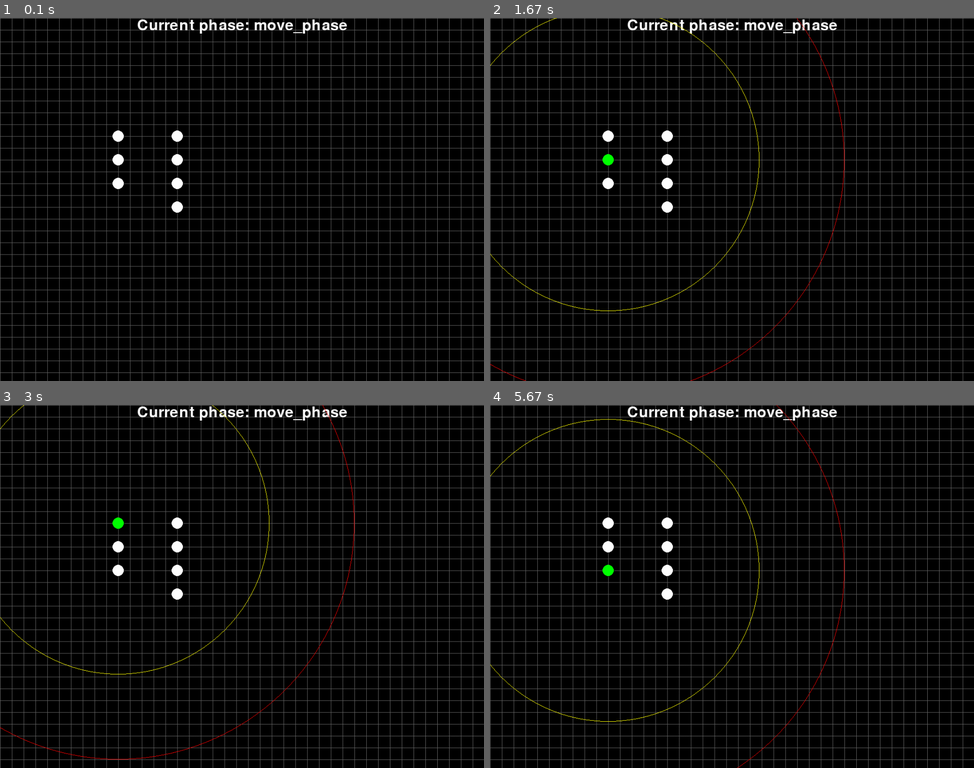
Above: before the commit, frames 1-4 (two rows, left to right).
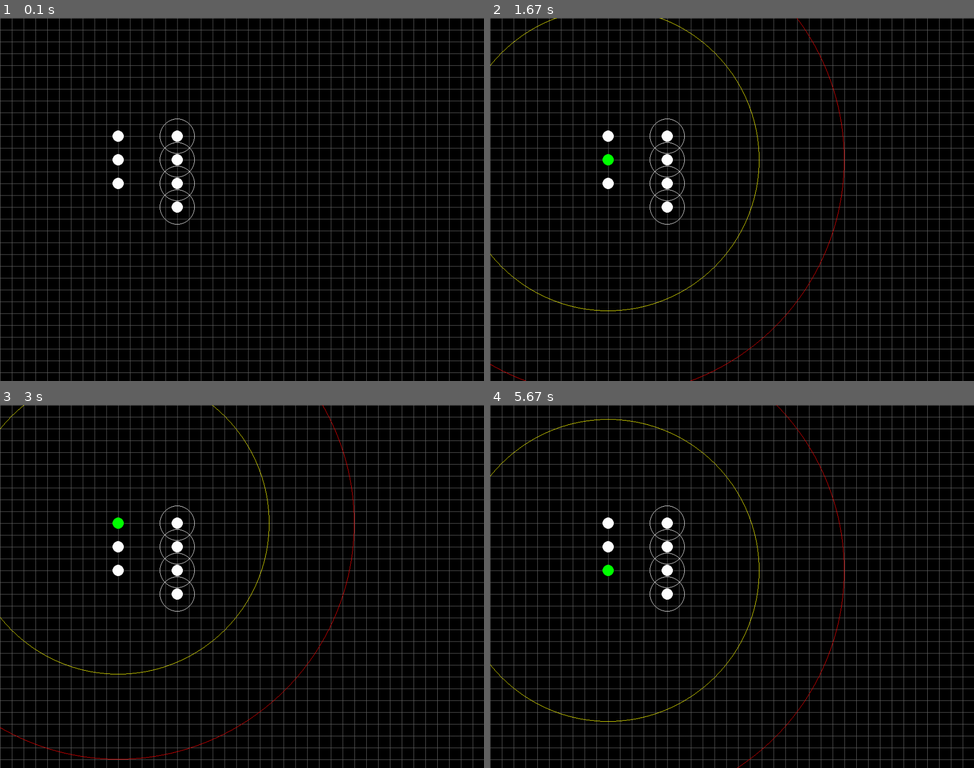
Above: after the commit, the same moments.

Repository: MarcSlakey/40k
Game: pygame game, started from pygame/main.py
The game is run twice, just before and just after one commit, with the same random seed, the same clock (stepped at 60 frames per second) and the same inputs.
Inputs (mouse positions are in pixels of both pictures, inside the frame that each line leads up to):
- Up to frame 1 (0.1 s): no input
- Up to frame 2 (1.67 s): click (606, 134) at 0.38 s; tap Space at 0.67 s; press the mouse at (606, 181) at 1.03 s; move the mouse to (581, 199) at 1.13 s; release the mouse at (557, 217) at 1.27 s; click (606, 159) at 1.38 s
- Up to frame 3 (3 s): press the mouse at (116, 568) at 1.7 s; move the mouse to (169, 535) at 1.8 s; release the mouse at (222, 499) at 1.93 s; click (116, 521) at 2.55 s; press the mouse at (116, 568) at 2.87 s; move the mouse to (212, 561) at 2.97 s
- Up to frame 4 (5.67 s): release the mouse at (799, 553) at 3.1 s; click (606, 546) at 3.72 s; press the mouse at (606, 546) at 4.03 s; move the mouse to (707, 630) at 4.13 s; release the mouse at (804, 713) at 4.27 s; click (606, 568) at 5.38 s

The runs differ from the first frame. In frame 1, 0.8% of the frame differs, in the area x 28-72%, y 0-57%; in frame 2, 0.8%; in frame 3, 0.8%; in frame 4, 0.8%.

Commit message:
Implemented melee collision/radii. Updated README.

Diff:
--- a/pygame/main.py
+++ b/pygame/main.py
@@ -34,17 +34,17 @@
 		self.targets = pygame.sprite.Group()
 		self.selected_model = None
 
-		self.model1 = Model(self, "model1", 10, 10, TILESIZE//2, YELLOW)	#Spawns a single model sprite at given tile coordinates
-		self.model2 = Model(self, "model2", 10, 12, TILESIZE//2, YELLOW)
-		self.model3 = Model(self, "model3", 10, 14, TILESIZE//2, YELLOW)
+		self.model1 = Model(self, "model1", 10, 10, 25//2, YELLOW)	#Spawns a single model sprite at given tile coordinates
+		self.model2 = Model(self, "model2", 10, 12, 25//2, YELLOW)
+		self.model3 = Model(self, "model3", 10, 14, 25//2, YELLOW)
 		self.model1.add(self.selectable_models)
 		self.model2.add(self.selectable_models)
 		self.model3.add(self.selectable_models)
 
-		self.target1 = Model(self, "target1", 15, 16, TILESIZE//2, RED)
-		self.target2 = Model(self, "target2", 15, 14, TILESIZE//2, RED)
-		self.target3 = Model(self, "target3", 15, 12, TILESIZE//2, RED)
-		self.target4 = Model(self, "target4", 15, 10, TILESIZE//2, RED)
+		self.target1 = Model(self, "target1", 15, 16, 25//2, RED)
+		self.target2 = Model(self, "target2", 15, 14, 25//2, RED)
+		self.target3 = Model(self, "target3", 15, 12, 25//2, RED)
+		self.target4 = Model(self, "target4", 15, 10, 25//2, RED)
 		self.target1.add(self.targets)
 		self.target2.add(self.targets)
 		self.target3.add(self.targets)
@@ -63,7 +63,7 @@
 
 	#Sets sprites back to their starting positions when the spacebar is pressed
 	def reset_moves(self):
-		if self.selected_model.x != self.selected_model.original_pos[0] and self.selected_model.y != self.selected_model.original_pos[1]:
+		if self.selected_model.x != self.selected_model.original_pos[0] or self.selected_model.y != self.selected_model.original_pos[1]:
 			print("\nSprite at ({},{}) resetting to original_pos = ({},{})".format(self.selected_model.x, self.selected_model.y,
 																			self.selected_model.original_pos[0], self .selected_model.original_pos[1]))
 			print("Max_move before reset: {}".format(self.selected_model.max_move))
@@ -139,6 +139,10 @@
 			pygame.draw.circle(self.screen, YELLOW, (self.selected_model.x, self.selected_model.y), int(self.selected_model.max_move), 1)		#Draw surface, color, location, radius, width
 		pygame.draw.circle(self.screen, RED, (self.selected_model.x, self.selected_model.y), self.selected_model.weapon_range, 1)
 
+	def draw_sprites(self):
+		self.all_sprites.draw(self.screen)
+
+
 	#Game Loop - Draw
 	def draw(self):
 		self.screen.fill(BLACK)
@@ -148,16 +152,22 @@
 			textSurface = font.render(text, True, WHITE)
 			return textSurface, textSurface.get_rect()
 
+		"""
+		#Placeholder "Current Phase" Text
 		largeText = pygame.font.Font('freesansbold.ttf', 32)
 		TextSurf, TextRect = text_objects("Current phase: {}".format(self.current_phase), largeText)
 		TextRect.center = ((WIDTH/2), 16)
 		self.screen.blit(TextSurf, TextRect)
+		"""
 
-		self.all_sprites.draw(self.screen)
+		self.draw_sprites()
 		for sprite in self.all_sprites:
-			pygame.draw.circle(self.screen, WHITE, sprite.rect.center, sprite.radius)
+			pygame.draw.circle(self.screen, WHITE, sprite.rect.center, sprite.radius, 0)
+
+		for sprite in self.targets:
+			pygame.draw.circle(self.screen, WHITE, sprite.rect.center, sprite.true_melee_radius, 1)
 		if self.selected_model != None:
-			pygame.draw.circle(self.screen, GREEN, self.selected_model.rect.center, self.selected_model.radius)
+			pygame.draw.circle(self.screen, GREEN, self.selected_model.rect.center, self.selected_model.radius, 0)
 
 		if self.selected_model != None:
 			self.draw_radii()
--- a/pygame/sprites.py
+++ b/pygame/sprites.py
@@ -48,8 +48,11 @@
 		self.image = pygame.Surface((TILESIZE, TILESIZE))
 		#self.image.fill(color)
 		self.rect = self.image.get_rect()
-		self.base_radius = radius
-		self.radius	= radius
+		self.radius = radius 		#represents the model's base size
+		self.melee_ratio = (self.radius + TILESIZE/2)/self.radius 	#the coefficient by which the radius can be mulitplied to achieve the radius + one inch
+		self.true_melee_ratio = (self.radius + TILESIZE)/self.radius
+		self.melee_radius = int(self.radius * self.melee_ratio)		#gives half the melee radius (1/2 inch) to each sprite to simulate 1" melee radius
+		self.true_melee_radius = int(self.radius * self.true_melee_ratio) 	#gives the "true" 1" melee radius
 		self.vx, self.vy = (0, 0)
 		self.x = x * TILESIZE
 		self.y = y * TILESIZE
@@ -72,6 +75,12 @@
 		temp_x = self.x
 		temp_y = self.y
 		current_move = 0
+
+		def revert_move():
+			self.x = temp_x
+			self.y = temp_y
+			print("Coordinates reverted to ({},{})".format(self.x, self.y))
+
 		if self.dest_x != self.x and self.dest_y != self.y:
 			print("\n\n-------NEW STEP-------")
 			print("Pre-move coord: ({},{})".format(self.x, self.y))
@@ -96,33 +105,47 @@
 				self.vel += self.acc
 
 				print("\nRot: {}, Acc: {}, Vel: {}".format(self.rot, self.acc, self.vel))
-				print("Vel Hypotenuse calc: {}".format(find_hypotenuse(self.vel[0], self.vel[1])))
+				print("Velocity vector magnitude: {}".format(find_hypotenuse(self.vel[0], self.vel[1])))
 
 				pixels_x = int(self.vel[0])
 				pixels_y = int(self.vel[1])
+				distance_moved = find_hypotenuse(pixels_x, pixels_y)
 
 				self.x += pixels_x
 				self.y += pixels_y
 				self.rect.center = (self.x, self.y)
 
-				#Max move reduced if model moved at all
-				if self.x != temp_x or self.y != temp_y:
-					self.max_move -= find_hypotenuse(pixels_x, pixels_y)
-					print("\nMax move reduced by {}".format(find_hypotenuse(pixels_x, pixels_x)))
 
-				print("\nPost-move coord: ({},{})".format(self.x, self.y))
 
 				#Collision detection
 				for sprite_x in self.game.all_sprites:
 					if sprite_x != self:
 						if pygame.sprite.collide_circle(self, sprite_x):
-							#print("Collision with between self and {}".format(sprite_x.name))
-							self.x = temp_x
-							self.y = temp_y
+							print("\n!Collision with between self and {}!".format(sprite_x.name))
+							revert_move()
 							self.rect.center = (self.x, self.y)
-							self.max_move += self.speed
 							self.dest_x = self.x
 							self.dest_y = self.y
+
+				for sprite_x in self.game.targets:
+					if sprite_x != self:
+						if pygame.sprite.collide_circle_ratio(sprite_x.melee_ratio)(self, sprite_x):
+							print("\n!Collision with between self and {}!".format(sprite_x.name))
+							revert_move()
+							self.rect.center = (self.x, self.y)
+							self.dest_x = self.x
+							self.dest_y = self.y
+
+				#Max move reduced if model moved at all
+				if self.x != temp_x or self.y != temp_y:
+					self.max_move -= distance_moved
+					print("\nSuccessful move!")
+					print("Max move reduced by {} (rounded velocity hypotenuse)".format(distance_moved))
+					print("\nPost-move coord: ({},{})".format(self.x, self.y))
+				else:
+					print("\nFailed move.")
+					print("Coordinates unchanged.")
+
 
 
 			else:
Not shown, changed: pygame/README.md
